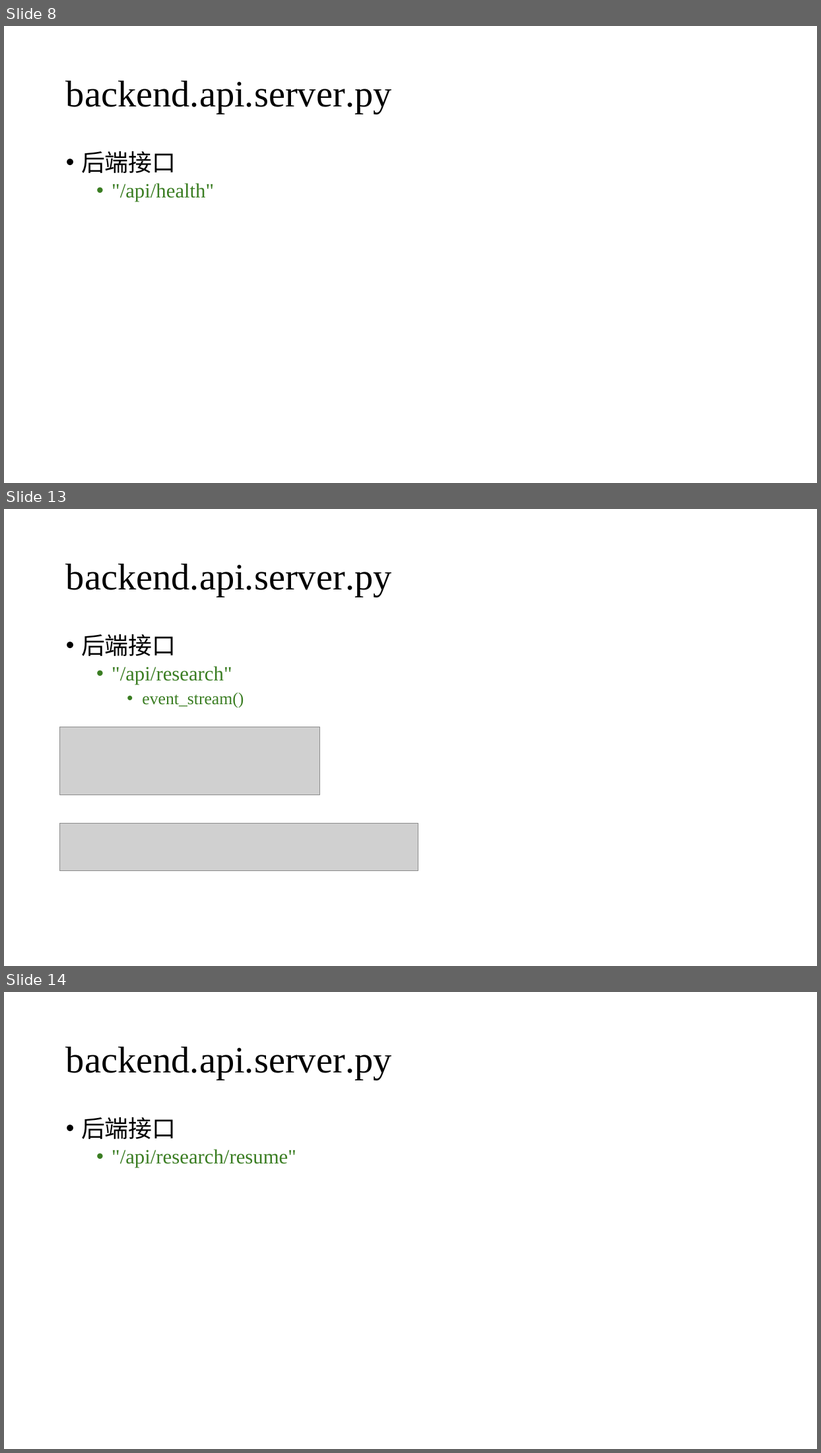
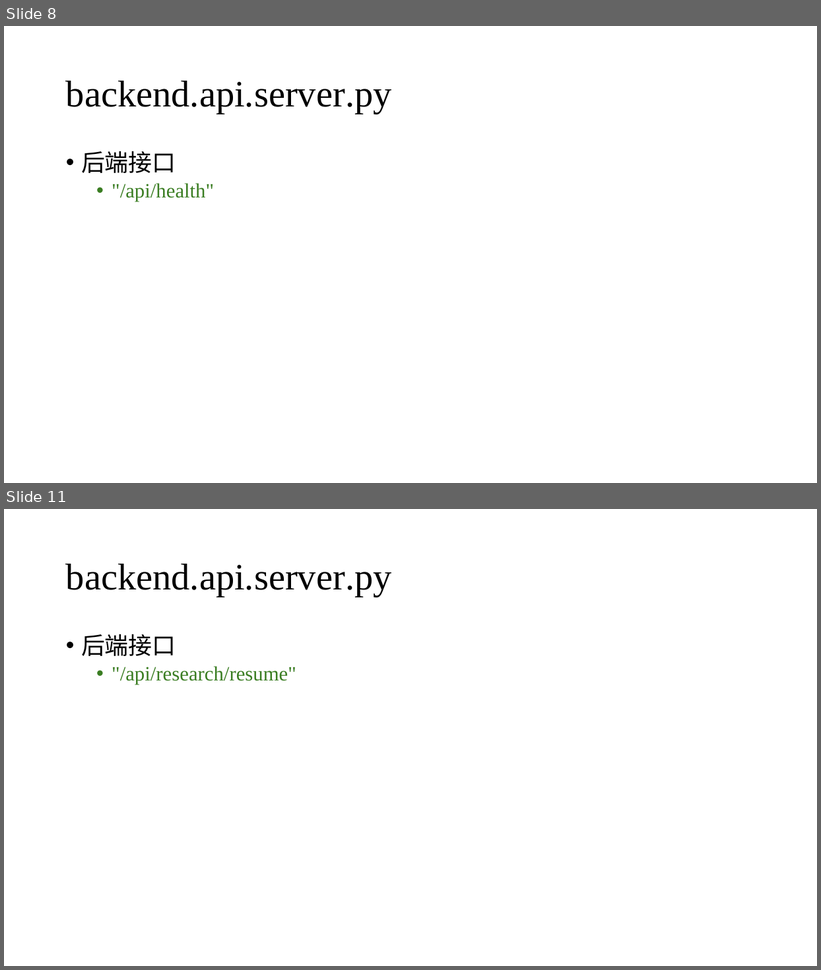
Before and after one commit to BeatGene/Bioinformatics_Agent, a slide deck: PPT/Bioinformatics_Agent_Architecture.pptx. Shown one above the other, each under a label of ours: slides 8, 13 and 14 before the commit, slides 8 and 11 after it; the slides between them are not shown. The pictures are 821x1453 and 821x970 pixels, drawn with LibreOffice and Linux fonts; fonts in the diff are those of the drawing; grey boxes stand for pictures. Boxes give left, top, right and bottom in pixels: in the first picture for what was removed or moved away, otherwise in the second. Text is boxed around its words. In the diff, an @@ line names an element or a change of style, - is before the commit and + after.

```diff
--- a/PPT/Bioinformatics_Agent_Architecture.pptx
+++ b/PPT/Bioinformatics_Agent_Architecture.pptx
@@ slide 13 removed at (4, 509, 817, 966), background #FFFFFF @@
@@ title removed at (66, 563, 392, 597) @@
-backend.api.server.py
@@ text removed at (81, 634, 244, 708) @@
-• 后端接口
-  • "/api/research"
-    • event_stream()
@@ picture removed at (60, 727, 320, 795) @@
@@ picture removed at (60, 824, 418, 871) @@
@@ what was slide 14 is now slide 11 @@
```
Also in this commit, not shown: 4 slides changed, 2 other slides removed, 14 other files.
